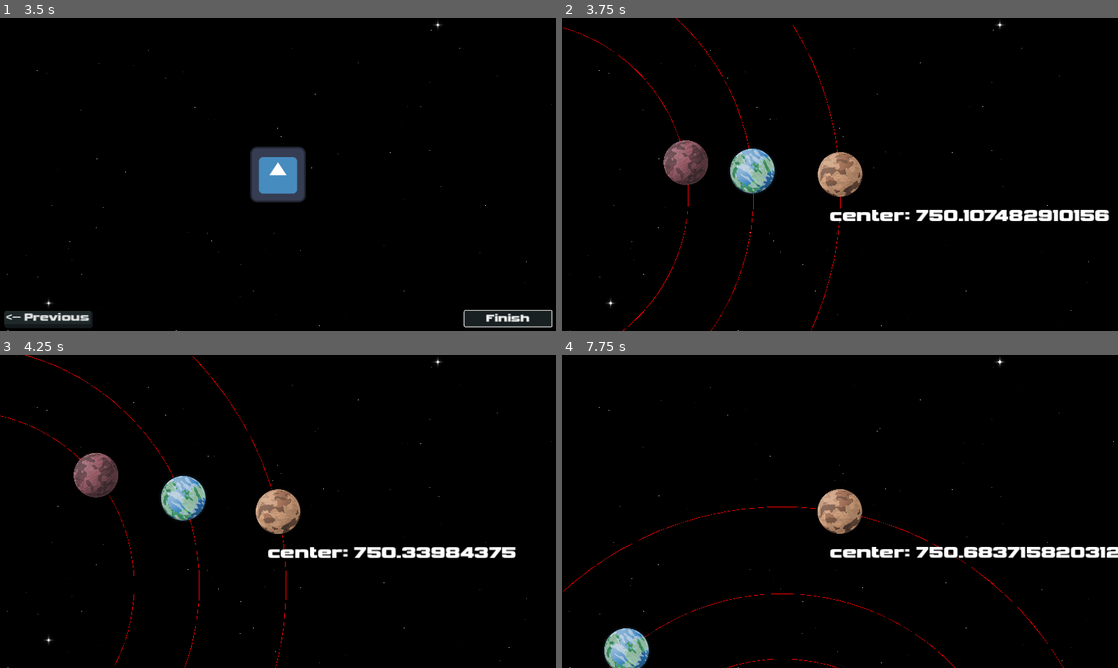
Above: before the commit, frames 1-4 (two rows, left to right).
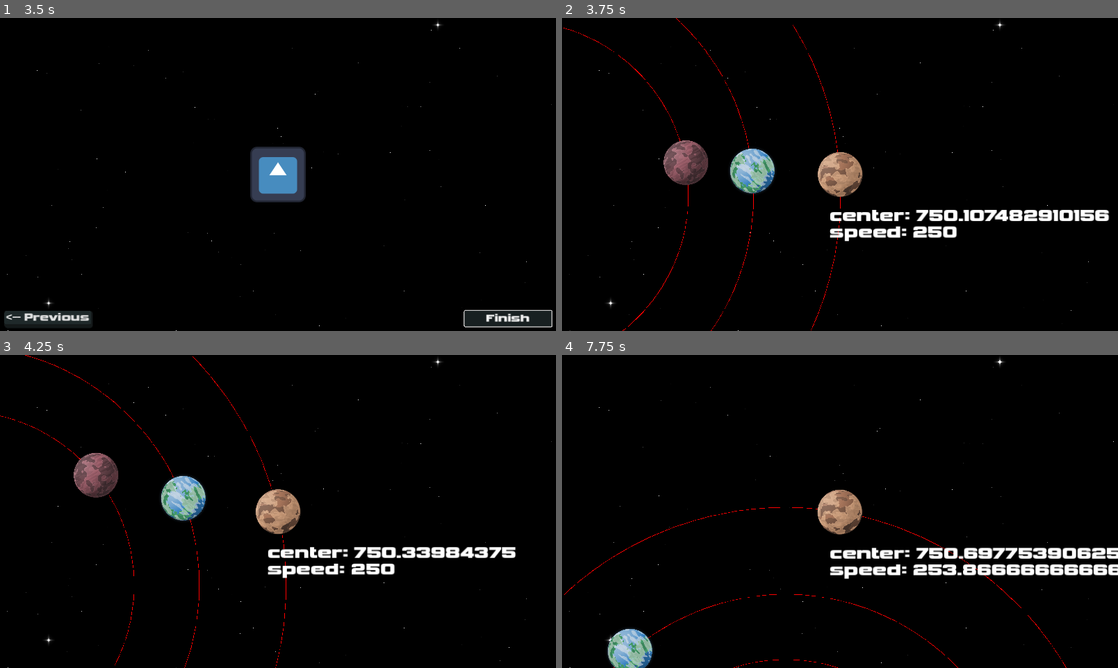
Above: after the commit, the same moments.

Repository: AnEvilPenguin/Pirate-Jam-16
Game: Godot game, scene res://Controllers/GameController/GameController.tscn
The game is run twice, just before and just after one commit, with the same random seed, the same clock (stepped at 60 frames per second) and the same inputs. The engine's default icon, where the game draws it, is replaced by a stand-in: a white triangle on a blue panel in a dark square.
Inputs:
- Up to frame 1 (3.5 s): click "NEW GAME" at 0.5 s; click "Next -->" at 1.25 s; click "<-- Previous" at 2 s; click "Next -->" at 2.75 s
- Up to frame 2 (3.75 s): click "Finish" at 3.5 s
- Up to frame 3 (4.25 s): no input
- Up to frame 4 (7.75 s): tap Enter (ui_accept) at 4.25, 4.52, 5.27, 6.77, 7.52 s; hold Right (ui_right) 4.28-5.78 s; hold Left (ui_left) 5.78-6.53 s; hold Right (ui_right) from 6.53 s (still down)

Frame 1 is identical in both runs. In frame 2, 0.6% of the frame differs, in the area x 48-71%, y 66-72%; in frame 3, 0.6%; in frame 4, 3.8%, in the area x 0-100%, y 42-100%.

Commit message:
feat: basic speed controls

Diff:
--- a/Scenes/Planets/Pluto/pluto.gd
+++ b/Scenes/Planets/Pluto/pluto.gd
@@ -5,6 +5,9 @@
 
 @export
 var orbitalAcceleration: float = 2.0
+
+@export
+var acceleration: float = 2.0
 
 @export
 var orbitalDistance: float
@@ -21,7 +24,6 @@
 	_orbitLine.distance = orbitalDistance
 
 func _process(delta):
-	var dirToCenter = global_position - _centerPosition
 	_set_player_movement(delta)
 
 func _physics_process(_delta):
@@ -33,6 +35,7 @@
 	velocity += dirToCenter.limit_length() * offset
 
 	$Label.text = "center: " + str(dirToCenter.length())
+	$Label2.text = "speed: " + str(speed)
 
 	move_and_slide()
 
@@ -40,3 +43,6 @@
 	var change = Input.get_axis("ui_down", "ui_up")
 	orbitalDistance += (change * orbitalAcceleration) * delta
 	_orbitLine.distance = orbitalDistance
+
+	var speedChange = Input.get_axis("ui_left", "ui_right")
+	speed += (speedChange * acceleration) * delta
--- a/Scenes/Planets/Pluto/pluto.tscn
+++ b/Scenes/Planets/Pluto/pluto.tscn
@@ -32,4 +32,12 @@
 theme = SubResource("Theme_lqlt5")
 text = "center: "
 
+[node name="Label2" type="Label" parent="."]
+offset_left = -24.0
+offset_top = 110.0
+offset_right = 168.0
+offset_bottom = 157.0
+theme = SubResource("Theme_lqlt5")
+text = "speed: "
+
 [node name="OrbitLine" parent="." instance=ExtResource("3_6nla0")]
